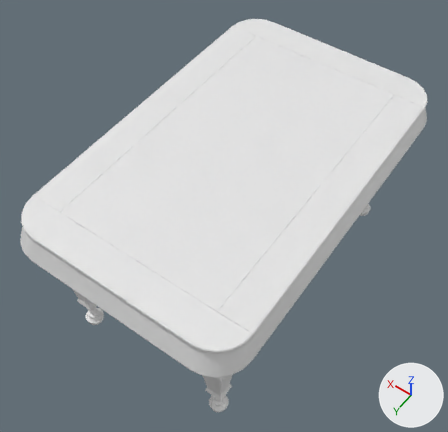
The FBX model The Outer Frame/Assets/Models/desk-model.fbx: old version first, new version second.
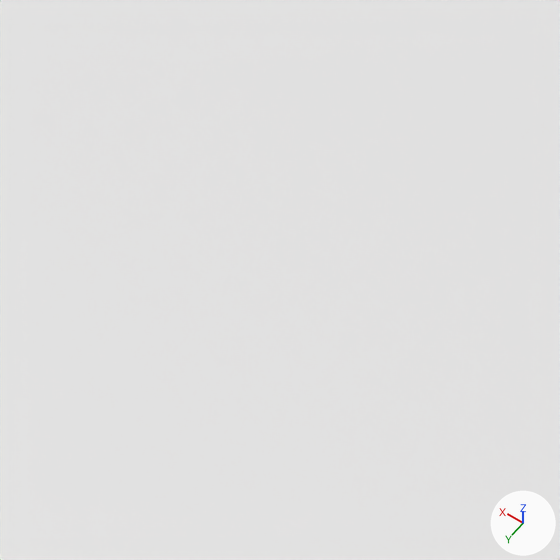
Each version is shown whole from a 50 mm camera at (-1.02, 1.549, 2.756) aimed at (0.048, 0.054, 0.406), then close up on the part from 33% to 56% of the width and 36% to 59% of the height. The lights are fixed; the arrows at lower right show +X, +Y and +Z. The close-ups show mesh edges as thin lines. Where no turn or scale is listed for an object, it has been applied to the vertices.

The first close-up shows 'desk felp'.
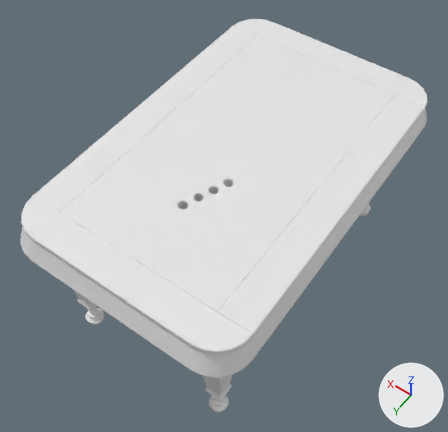
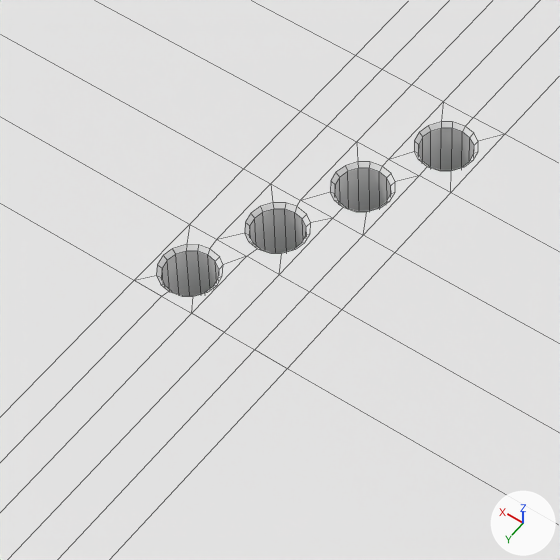
Edits to the bpy script that builds the scene:
```text
Change me_cylinder_004:
    used by ob_desk_felp; location = (0.0, 0.0, 0.0)
    remove me_cylinder_004.from_pydata(...)  # 12 vertices, 9 faces; spans x -0.379..0.379, y -0.693..0.693, z 0.848..0.85
    add me_cylinder_004.from_pydata(...)  # 300 vertices, 238 faces; spans x -0.379..0.379, y -0.693..0.693, z 0.65..0.85
    me_cylinder_004 part 1
    9 faces are deleted
    128 vertices are added at x -0.092..0.035, y 0.162..0.408, z 0.65..0.85
    6 new vertices lie (0.0, -0.279, 0.0) away from vertices in x -0.379..0.379, y 0.693, z 0.848..0.85
    7 new vertices lie (0.282, 0.0, 0.0) away from vertices in x -0.379, y -0.693..0.693, z 0.848..0.85
    7 new vertices lie (0.0, 0.845, 0.0) away from vertices in x -0.379..0.379, y -0.693, z 0.848..0.85
    8 new vertices lie (-0.342, 0.0, 0.0) away from vertices in x 0.379, y -0.693..0.693, z 0.848..0.85
    8 new vertices lie (0.0, -0.063, 0.0) away from vertices in x -0.379..0.379, y 0.414, z 0.848..0.85
    9 new vertices lie (0.028, 0.0, 0.0) away from vertices in x -0.097, y -0.693..0.693, z 0.848..0.85
    9 new vertices lie (0.0, -0.063, 0.0) away from vertices in x -0.379..0.379, y 0.351, z 0.848..0.85
    10 new vertices lie (0.027, 0.0, 0.0) away from vertices in x -0.069, y -0.693..0.693, z 0.848..0.85
    10 new vertices lie (-0.024, 0.0, 0.0) away from vertices in x 0.037, y -0.693..0.693, z 0.848..0.85
    10 new vertices lie (0.0, 0.068, 0.0) away from vertices in x -0.379..0.379, y 0.152, z 0.848..0.85
    12 new vertices lie (0.028, 0.0, 0.0) away from vertices in x -0.097..-0.042, y -0.693..0.693, z 0.848..0.85
    64 new vertices lie (0.0, 0.0, 0.197) away from vertices in x -0.089..0.031, y 0.165..0.405, z 0.65
    238 new faces join them
```

Where the change shows, as pixel boxes (x1, y1, x2, y2) in the close-ups (560 x 560 px):
part 1 of me_cylinder_004, built on
    both: (0, 0, 560, 560)
